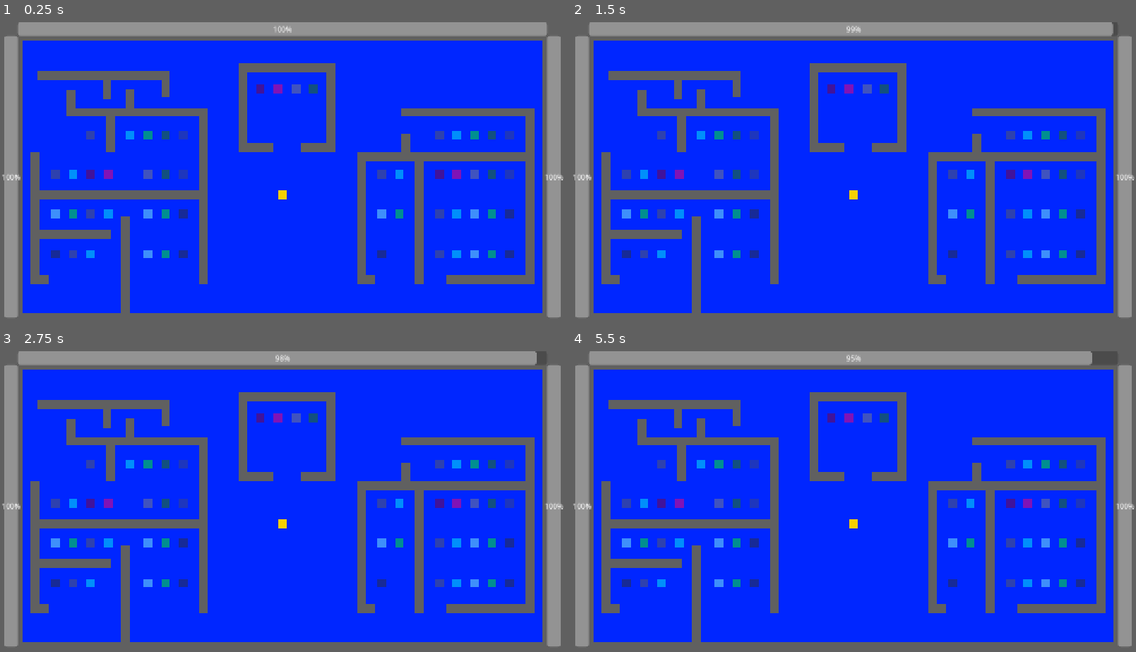
Above: before the commit, frames 1-4 (two rows, left to right).
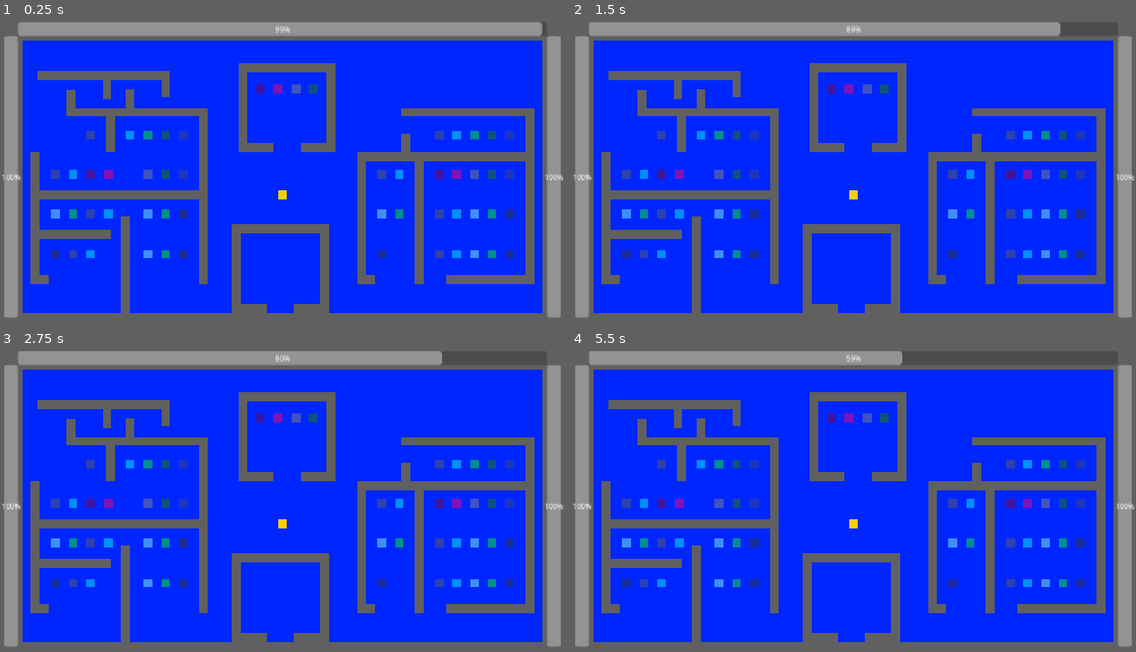
Above: after the commit, the same moments.

Repository: aduImperfect/GameHoarder
Game: Godot game, scene res://Scenes/main.tscn
Two runs of this game, one before a commit and one after it. Both use one fixed random seed, a clock stepped at 60 frames per second and the inputs below.
Inputs:
- Up to frame 1 (0.25 s): no input
- Up to frame 2 (1.5 s): no input
- Up to frame 3 (2.75 s): no input
- Up to frame 4 (5.5 s): no input

The runs differ from the first frame. In frame 1, 1.7% of the frame differs, in the area x 41-97%, y 1-97%; in frame 2, 2.1%; in frame 3, 2.4%; in frame 4, 3.2%, in the area x 41-93%, y 1-97%.

Commit message:
More gameplay updates! Along with game end stoppage if timer ends or currency for both players ends!

Diff:
--- a/game-hoarder/Levels/level1.tscn
+++ b/game-hoarder/Levels/level1.tscn
@@ -63,46 +63,31 @@
 
 [node name="Room1Game1" parent="Room1" unique_id=1587542141 instance=ExtResource("3_njhy2")]
 position = Vector2(-60, -40)
-is_collected = null
-is_displayed = null
 game_value = 458.0
-game_type = null
 game_weight = 1
 game_size = 1
-owned_by = null
 
 [node name="Room1Game2" parent="Room1" unique_id=1365070008 instance=ExtResource("3_njhy2")]
 position = Vector2(-20, -40)
 tex = ExtResource("4_m6f6w")
-is_collected = null
-is_displayed = null
 game_value = 377.75
 game_type = 3
-game_weight = null
-game_size = null
-owned_by = null
 
 [node name="Room1Game3" parent="Room1" unique_id=916384252 instance=ExtResource("3_njhy2")]
 position = Vector2(20, -40)
 tex = ExtResource("5_m6f6w")
-is_collected = null
-is_displayed = null
 game_value = 1040.99
 game_type = 2
 game_weight = 2
 game_size = 1
-owned_by = null
 
 [node name="Room1Game4" parent="Room1" unique_id=1192033976 instance=ExtResource("3_njhy2")]
 position = Vector2(60, -40)
 tex = ExtResource("7_aunfx")
-is_collected = null
-is_displayed = null
 game_value = 4357.0
 game_type = 1
 game_weight = 4
 game_size = 2
-owned_by = null
 
 [node name="Room2" type="Node2D" parent="." unique_id=133449234]
 position = Vector2(1000, 400)
@@ -141,252 +126,177 @@
 
 [node name="Room2Game1" parent="Room2" unique_id=1848901543 instance=ExtResource("3_njhy2")]
 position = Vector2(-5, -45)
-is_collected = null
-is_displayed = null
-game_value = 345.0
-owned_by = null
+game_value = 345.0
 
 [node name="Room2Game2" parent="Room2" unique_id=1526721796 instance=ExtResource("3_njhy2")]
 position = Vector2(35, -45)
 tex = ExtResource("4_m6f6w")
-is_collected = null
-is_displayed = null
-game_value = 1034.75
-game_type = 3
-game_weight = 2
-game_size = 3
-owned_by = null
+game_value = 1034.75
+game_type = 3
+game_weight = 2
+game_size = 3
 
 [node name="Room2Game3" parent="Room2" unique_id=616287744 instance=ExtResource("3_njhy2")]
 position = Vector2(75, -45)
 tex = ExtResource("5_m6f6w")
-is_collected = null
-is_displayed = null
-game_value = 2345.0
-game_type = 2
-game_weight = 3
-game_size = 1
-owned_by = null
+game_value = 2345.0
+game_type = 2
+game_weight = 3
+game_size = 1
 
 [node name="Room2Game4" parent="Room2" unique_id=1768810897 instance=ExtResource("3_njhy2")]
 position = Vector2(115, -45)
 tex = ExtResource("7_aunfx")
-is_collected = null
-is_displayed = null
-game_value = 5432.0
-game_type = 2
-game_weight = 5
-game_size = 3
-owned_by = null
+game_value = 5432.0
+game_type = 2
+game_weight = 5
+game_size = 3
 
 [node name="Room2Game5" parent="Room2" unique_id=1481506271 instance=ExtResource("3_njhy2")]
 position = Vector2(155, -45)
 tex = ExtResource("8_j32wv")
-is_collected = null
-is_displayed = null
-game_value = 654.32
-game_type = 3
-owned_by = null
+game_value = 654.32
+game_type = 3
 
 [node name="Room2Game6" parent="Room2" unique_id=322618107 instance=ExtResource("3_njhy2")]
 position = Vector2(-5, 45)
 tex = ExtResource("9_1jijn")
-is_collected = null
-is_displayed = null
-game_value = 345.0
-owned_by = null
+game_value = 345.0
 
 [node name="Room2Game7" parent="Room2" unique_id=2137163638 instance=ExtResource("3_njhy2")]
 position = Vector2(35, 45)
 tex = ExtResource("10_20gr8")
-is_collected = null
-is_displayed = null
-game_value = 1034.75
-game_type = 3
-game_weight = 2
-game_size = 3
-owned_by = null
+game_value = 1034.75
+game_type = 3
+game_weight = 2
+game_size = 3
 
 [node name="Room2Game8" parent="Room2" unique_id=480442941 instance=ExtResource("3_njhy2")]
 position = Vector2(75, 45)
 tex = ExtResource("11_ts5l0")
-is_collected = null
-is_displayed = null
-game_value = 2345.0
-game_type = 2
-game_weight = 3
-game_size = 1
-owned_by = null
+game_value = 2345.0
+game_type = 2
+game_weight = 3
+game_size = 1
 
 [node name="Room2Game9" parent="Room2" unique_id=602929942 instance=ExtResource("3_njhy2")]
 position = Vector2(115, 45)
 tex = ExtResource("12_u2cfn")
-is_collected = null
-is_displayed = null
-game_value = 5432.0
-game_type = 2
-game_weight = 5
-game_size = 3
-owned_by = null
+game_value = 5432.0
+game_type = 2
+game_weight = 5
+game_size = 3
 
 [node name="Room2Game10" parent="Room2" unique_id=2022773632 instance=ExtResource("3_njhy2")]
 position = Vector2(155, 45)
 tex = ExtResource("13_lr1ra")
-is_collected = null
-is_displayed = null
-game_value = 654.32
-game_type = 3
-owned_by = null
+game_value = 654.32
+game_type = 3
 
 [node name="Room2Game11" parent="Room2" unique_id=1420310369 instance=ExtResource("3_njhy2")]
 position = Vector2(-5, 135)
 tex = ExtResource("9_1jijn")
-is_collected = null
-is_displayed = null
-game_value = 345.0
-owned_by = null
+game_value = 345.0
 
 [node name="Room2Game12" parent="Room2" unique_id=98675915 instance=ExtResource("3_njhy2")]
 position = Vector2(35, 135)
 tex = ExtResource("10_20gr8")
-is_collected = null
-is_displayed = null
-game_value = 1034.75
-game_type = 3
-game_weight = 2
-game_size = 3
-owned_by = null
+game_value = 1034.75
+game_type = 3
+game_weight = 2
+game_size = 3
 
 [node name="Room2Game13" parent="Room2" unique_id=424929000 instance=ExtResource("3_njhy2")]
 position = Vector2(75, 135)
 tex = ExtResource("11_ts5l0")
-is_collected = null
-is_displayed = null
-game_value = 2345.0
-game_type = 2
-game_weight = 3
-game_size = 1
-owned_by = null
+game_value = 2345.0
+game_type = 2
+game_weight = 3
+game_size = 1
 
 [node name="Room2Game14" parent="Room2" unique_id=567226881 instance=ExtResource("3_njhy2")]
 position = Vector2(115, 135)
 tex = ExtResource("12_u2cfn")
-is_collected = null
-is_displayed = null
-game_value = 5432.0
-game_type = 2
-game_weight = 5
-game_size = 3
-owned_by = null
+game_value = 5432.0
+game_type = 2
+game_weight = 5
+game_size = 3
 
 [node name="Room2Game15" parent="Room2" unique_id=2057183871 instance=ExtResource("3_njhy2")]
 position = Vector2(155, 135)
 tex = ExtResource("13_lr1ra")
-is_collected = null
-is_displayed = null
-game_value = 654.32
-game_type = 3
-owned_by = null
+game_value = 654.32
+game_type = 3
 
 [node name="Room2Game16" parent="Room2" unique_id=368465769 instance=ExtResource("3_njhy2")]
 position = Vector2(-135, -45)
 tex = ExtResource("9_1jijn")
-is_collected = null
-is_displayed = null
-game_value = 345.0
-owned_by = null
+game_value = 345.0
 
 [node name="Room2Game17" parent="Room2" unique_id=749668040 instance=ExtResource("3_njhy2")]
 position = Vector2(-95, -45)
 tex = ExtResource("10_20gr8")
-is_collected = null
-is_displayed = null
-game_value = 1034.75
-game_type = 3
-game_weight = 2
-game_size = 3
-owned_by = null
+game_value = 1034.75
+game_type = 3
+game_weight = 2
+game_size = 3
 
 [node name="Room2Game18" parent="Room2" unique_id=1332289770 instance=ExtResource("3_njhy2")]
 position = Vector2(-135, 45)
 tex = ExtResource("11_ts5l0")
-is_collected = null
-is_displayed = null
-game_value = 2345.0
-game_type = 2
-game_weight = 3
-game_size = 1
-owned_by = null
+game_value = 2345.0
+game_type = 2
+game_weight = 3
+game_size = 1
 
 [node name="Room2Game19" parent="Room2" unique_id=293541413 instance=ExtResource("3_njhy2")]
 position = Vector2(-95, 45)
 tex = ExtResource("12_u2cfn")
-is_collected = null
-is_displayed = null
-game_value = 5432.0
-game_type = 2
-game_weight = 5
-game_size = 3
-owned_by = null
+game_value = 5432.0
+game_type = 2
+game_weight = 5
+game_size = 3
 
 [node name="Room2Game20" parent="Room2" unique_id=1772425794 instance=ExtResource("3_njhy2")]
 position = Vector2(-135, 135)
 tex = ExtResource("13_lr1ra")
-is_collected = null
-is_displayed = null
-game_value = 654.32
-game_type = 3
-owned_by = null
+game_value = 654.32
+game_type = 3
 
 [node name="Room2Game21" parent="Room2" unique_id=1045785066 instance=ExtResource("3_njhy2")]
 position = Vector2(115, -135)
 tex = ExtResource("7_aunfx")
-is_collected = null
-is_displayed = null
-game_value = 5432.0
-game_type = 2
-game_weight = 5
-game_size = 3
-owned_by = null
+game_value = 5432.0
+game_type = 2
+game_weight = 5
+game_size = 3
 
 [node name="Room2Game22" parent="Room2" unique_id=269191678 instance=ExtResource("3_njhy2")]
 position = Vector2(155, -135)
 tex = ExtResource("8_j32wv")
-is_collected = null
-is_displayed = null
-game_value = 654.32
-game_type = 3
-owned_by = null
+game_value = 654.32
+game_type = 3
 
 [node name="Room2Game23" parent="Room2" unique_id=1597511287 instance=ExtResource("3_njhy2")]
 position = Vector2(-5, -135)
 tex = ExtResource("9_1jijn")
-is_collected = null
-is_displayed = null
-game_value = 345.0
-owned_by = null
+game_value = 345.0
 
 [node name="Room2Game24" parent="Room2" unique_id=461123966 instance=ExtResource("3_njhy2")]
 position = Vector2(35, -135)
 tex = ExtResource("10_20gr8")
-is_collected = null
-is_displayed = null
-game_value = 1034.75
-game_type = 3
-game_weight = 2
-game_size = 3
-owned_by = null
+game_value = 1034.75
+game_type = 3
+game_weight = 2
+game_size = 3
 
 [node name="Room2Game25" parent="Room2" unique_id=417163895 instance=ExtResource("3_njhy2")]
 position = Vector2(75, -135)
 tex = ExtResource("12_u2cfn")
-is_collected = null
-is_displayed = null
-game_value = 5432.0
-game_type = 2
-game_weight = 5
-game_size = 3
-owned_by = null
+game_value = 5432.0
+game_type = 2
+game_weight = 5
+game_size = 3
 
 [node name="Room3" type="Node2D" parent="." unique_id=1849503908]
 position = Vector2(260, 400)
@@ -445,249 +355,197 @@
 
 [node name="Room3Game1" parent="Room3" unique_id=13974074 instance=ExtResource("3_njhy2")]
 position = Vector2(-55, -45)
-is_collected = null
-is_displayed = null
-game_value = 345.0
-owned_by = null
+game_value = 345.0
 
 [node name="Room3Game2" parent="Room3" unique_id=1528441139 instance=ExtResource("3_njhy2")]
 position = Vector2(-15, -45)
 tex = ExtResource("4_m6f6w")
-is_collected = null
-is_displayed = null
-game_value = 1034.75
-game_type = 3
-game_weight = 2
-game_size = 3
-owned_by = null
+game_value = 1034.75
+game_type = 3
+game_weight = 2
+game_size = 3
 
 [node name="Room3Game3" parent="Room3" unique_id=1945253855 instance=ExtResource("3_njhy2")]
 position = Vector2(75, -45)
 tex = ExtResource("5_m6f6w")
-is_collected = null
-is_displayed = null
-game_value = 2345.0
-game_type = 2
-game_weight = 3
-game_size = 1
-owned_by = null
+game_value = 2345.0
+game_type = 2
+game_weight = 3
+game_size = 1
 
 [node name="Room3Game4" parent="Room3" unique_id=1537021441 instance=ExtResource("3_njhy2")]
 position = Vector2(115, -45)
 tex = ExtResource("7_aunfx")
-is_collected = null
-is_displayed = null
-game_value = 5432.0
-game_type = 2
-game_weight = 5
-game_size = 3
-owned_by = null
+game_value = 5432.0
+game_type = 2
+game_weight = 5
+game_size = 3
 
 [node name="Room3Game5" parent="Room3" unique_id=159627052 instance=ExtResource("3_njhy2")]
 position = Vector2(155, -45)
 tex = ExtResource("8_j32wv")
-is_collected = null
-is_displayed = null
-game_value = 654.32
-game_type = 3
-owned_by = null
+game_value = 654.32
+game_type = 3
 
 [node name="Room3Game6" parent="Room3" unique_id=193824397 instance=ExtResource("3_njhy2")]
 position = Vector2(-55, 45)
 tex = ExtResource("9_1jijn")
-is_collected = null
-is_displayed = null
-game_value = 345.0
-owned_by = null
+game_value = 345.0
 
 [node name="Room3Game7" parent="Room3" unique_id=1921546745 instance=ExtResource("3_njhy2")]
 position = Vector2(-15, 45)
 tex = ExtResource("10_20gr8")
-is_collected = null
-is_displayed = null
-game_value = 1034.75
-game_type = 3
-game_weight = 2
-game_size = 3
-owned_by = null
+game_value = 1034.75
+game_type = 3
+game_weight = 2
+game_size = 3
 
 [node name="Room3Game8" parent="Room3" unique_id=1308449309 instance=ExtResource("3_njhy2")]
 position = Vector2(75, 45)
 tex = ExtResource("11_ts5l0")
-is_collected = null
-is_displayed = null
-game_value = 2345.0
-game_type = 2
-game_weight = 3
-game_size = 1
-owned_by = null
+game_value = 2345.0
+game_type = 2
+game_weight = 3
+game_size = 1
 
 [node name="Room3Game9" parent="Room3" unique_id=1300038323 instance=ExtResource("3_njhy2")]
 position = Vector2(115, 45)
 tex = ExtResource("12_u2cfn")
-is_collected = null
-is_displayed = null
-game_value = 5432.0
-game_type = 2
-game_weight = 5
-game_size = 3
-owned_by = null
+game_value = 5432.0
+game_type = 2
+game_weight = 5
+game_size = 3
 
 [node name="Room3Game10" parent="Room3" unique_id=1239826557 instance=ExtResource("3_njhy2")]
 position = Vector2(155, 45)
 tex = ExtResource("13_lr1ra")
-is_collected = null
-is_displayed = null
-game_value = 654.32
-game_type = 3
-owned_by = null
+game_value = 654.32
+game_type = 3
 
 [node name="Room3Game11" parent="Room3" unique_id=861842678 instance=ExtResource("3_njhy2")]
 position = Vector2(-95, 135)
 tex = ExtResource("9_1jijn")
-is_collected = null
-is_displayed = null
-game_value = 345.0
-owned_by = null
+game_value = 345.0
 
 [node name="Room3Game12" parent="Room3" unique_id=1524851306 instance=ExtResource("3_njhy2")]
 position = Vector2(-55, 135)
 tex = ExtResource("10_20gr8")
-is_collected = null
-is_displayed = null
-game_value = 1034.75
-game_type = 3
-game_weight = 2
-game_size = 3
-owned_by = null
+game_value = 1034.75
+game_type = 3
+game_weight = 2
+game_size = 3
 
 [node name="Room3Game13" parent="Room3" unique_id=1847060444 instance=ExtResource("3_njhy2")]
 position = Vector2(75, 135)
 tex = ExtResource("11_ts5l0")
-is_collected = null
-is_displayed = null
-game_value = 2345.0
-game_type = 2
-game_weight = 3
-game_size = 1
-owned_by = null
+game_value = 2345.0
+game_type = 2
+game_weight = 3
+game_size = 1
 
 [node name="Room3Game14" parent="Room3" unique_id=1079520614 instance=ExtResource("3_njhy2")]
 position = Vector2(115, 135)
 tex = ExtResource("12_u2cfn")
-is_collected = null
-is_displayed = null
-game_value = 5432.0
-game_type = 2
-game_weight = 5
-game_size = 3
-owned_by = null
+game_value = 5432.0
+game_type = 2
+game_weight = 5
+game_size = 3
 
 [node name="Room3Game15" parent="Room3" unique_id=794349111 instance=ExtResource("3_njhy2")]
 position = Vector2(155, 135)
 tex = ExtResource("13_lr1ra")
-is_collected = null
-is_displayed = null
-game_value = 654.32
-game_type = 3
-owned_by = null
+game_value = 654.32
+game_type = 3
 
 [node name="Room3Game16" parent="Room3" unique_id=1137208819 instance=ExtResource("3_njhy2")]
 position = Vector2(-135, -45)
 tex = ExtResource("9_1jijn")
-is_collected = null
-is_displayed = null
-game_value = 345.0
-owned_by = null
+game_value = 345.0
 
 [node name="Room3Game17" parent="Room3" unique_id=1488983456 instance=ExtResource("3_njhy2")]
 position = Vector2(-95, -45)
 tex = ExtResource("10_20gr8")
-is_collected = null
-is_displayed = null
-game_value = 1034.75
-game_type = 3
-game_weight = 2
-game_size = 3
-owned_by = null
+game_value = 1034.75
+game_type = 3
+game_weight = 2
+game_size = 3
 
 [node name="Room3Game18" parent="Room3" unique_id=1920099323 instance=ExtResource("3_njhy2")]
 position = Vector2(-135, 45)
 tex = ExtResource("11_ts5l0")
-is_collected = null
-is_displayed = null
-game_value = 2345.0
-game_type = 2
-game_weight = 3
-game_size = 1
-owned_by = null
+game_value = 2345.0
+game_type = 2
+game_weight = 3
+game_size = 1
 
 [node name="Room3Game19" parent="Room3" unique_id=122755684 instance=ExtResource("3_njhy2")]
 position = Vector2(-95, 45)
 tex = ExtResource("12_u2cfn")
-is_collected = null
-is_displayed = null
-game_value = 5432.0
-game_type = 2
-game_weight = 5
-game_size = 3
-owned_by = null
+game_value = 5432.0
+game_type = 2
+game_weight = 5
+game_size = 3
 
 [node name="Room3Game20" parent="Room3" unique_id=1347378218 instance=ExtResource("3_njhy2")]
 position = Vector2(-135, 135)
 tex = ExtResource("13_lr1ra")
-is_collected = null
-is_displayed = null
-game_value = 654.32
-game_type = 3
-owned_by = null
+game_value = 654.32
+game_type = 3
 
 [node name="Room3Game21" parent="Room3" unique_id=739049351 instance=ExtResource("3_njhy2")]
 position = Vector2(115, -135)
 tex = ExtResource("7_aunfx")
-is_collected = null
-is_displayed = null
-game_value = 5432.0
-game_type = 2
-game_weight = 5
-game_size = 3
-owned_by = null
+game_value = 5432.0
+game_type = 2
+game_weight = 5
+game_size = 3
 
 [node name="Room3Game22" parent="Room3" unique_id=719385491 instance=ExtResource("3_njhy2")]
 position = Vector2(155, -135)
 tex = ExtResource("8_j32wv")
-is_collected = null
-is_displayed = null
-game_value = 654.32
-game_type = 3
-owned_by = null
+game_value = 654.32
+game_type = 3
 
 [node name="Room3Game23" parent="Room3" unique_id=1850952981 instance=ExtResource("3_njhy2")]
 position = Vector2(-55, -135)
 tex = ExtResource("9_1jijn")
-is_collected = null
-is_displayed = null
-game_value = 345.0
-owned_by = null
+game_value = 345.0
 
 [node name="Room3Game24" parent="Room3" unique_id=1805938277 instance=ExtResource("3_njhy2")]
 position = Vector2(35, -135)
 tex = ExtResource("10_20gr8")
-is_collected = null
-is_displayed = null
-game_value = 1034.75
-game_type = 3
-game_weight = 2
-game_size = 3
-owned_by = null
+game_value = 1034.75
+game_type = 3
+game_weight = 2
+game_size = 3
 
 [node name="Room3Game25" parent="Room3" unique_id=228340346 instance=ExtResource("3_njhy2")]
 position = Vector2(75, -135)
 tex = ExtResource("12_u2cfn")
-is_collected = null
-is_displayed = null
-game_value = 5432.0
-game_type = 2
-game_weight = 5
-game_size = 3
-owned_by = null
+game_value = 5432.0
+game_type = 2
+game_weight = 5
+game_size = 3
+
+[node name="Room4" type="Node2D" parent="." unique_id=1347938822]
+position = Vector2(635, 565)
+
+[node name="Room4Wall1" parent="Room4" unique_id=103579919 instance=ExtResource("1_t21ke")]
+position = Vector2(10, -87)
+scale = Vector2(10, 1)
+
+[node name="Room4Wall2" parent="Room4" unique_id=2082068960 instance=ExtResource("1_t21ke")]
+position = Vector2(-100, 3)
+scale = Vector2(1, 10)
+
+[node name="Room4Wall3" parent="Room4" unique_id=1866929932 instance=ExtResource("1_t21ke")]
+position = Vector2(100, 3)
+scale = Vector2(1, 10)
+
+[node name="Room4Wall4" parent="Room4" unique_id=2051959062 instance=ExtResource("1_t21ke")]
+position = Vector2(-70, 93)
+scale = Vector2(4, 1)
+
+[node name="Room4Wall5" parent="Room4" unique_id=851616722 instance=ExtResource("1_t21ke")]
+position = Vector2(70, 93)
+scale = Vector2(4, 1)
--- a/game-hoarder/Scenes/mainui.tscn
+++ b/game-hoarder/Scenes/mainui.tscn
@@ -1,6 +1,6 @@
 [gd_scene format=3 uid="uid://mhoacouuuw5n"]
 
-[ext_resource type="Script" uid="uid://fosoyonr7qbr" path="res://Scripts/progress_bar.gd" id="1_bwfah"]
+[ext_resource type="Script" uid="uid://fosoyonr7qbr" path="res://Scripts/time_progress_bar.gd" id="1_bwfah"]
 [ext_resource type="Script" uid="uid://wtorbmsjvyya" path="res://Scripts/currency_bar_0.gd" id="2_6mhmv"]
 [ext_resource type="Script" uid="uid://u01ngymym3uc" path="res://Scripts/currency_bar_1.gd" id="3_nia38"]
 
@@ -15,7 +15,7 @@
 value = 100.0
 script = ExtResource("1_bwfah")
 timeCounterMax = 1.0
-timeSpeed = 1.0
+timeSpeed = 10.0
 
 [node name="CurrencyProgressBar_0" type="ProgressBar" parent="." unique_id=1365594350]
 custom_minimum_size = Vector2(30, 640)
--- a/game-hoarder/Scripts/currency_bar_0.gd
+++ b/game-hoarder/Scripts/currency_bar_0.gd
@@ -3,11 +3,12 @@
 class_name CurrencyMeter_0
 
 static var tempValAccumulate_0 : float = 0.0
-static var tempValAccumulateStatic_0 : float = 0.0
+static var tempValAccumulateStatic_0 : float
 
 # Called when the node enters the scene tree for the first time.
 func _ready() -> void:
 	tempValAccumulate_0 = 0.0
+	tempValAccumulateStatic_0 = value
 
 # Called every frame. 'delta' is the elapsed time since the previous frame.
 func _process(_delta: float) -> void:
--- a/game-hoarder/Scripts/currency_bar_1.gd
+++ b/game-hoarder/Scripts/currency_bar_1.gd
@@ -3,11 +3,12 @@
 class_name CurrencyMeter_1
 
 static var tempValAccumulate_1 : float = 0.0
-static var tempValAccumulateStatic_1 : float = 0.0
+static var tempValAccumulateStatic_1 : float
 
 # Called when the node enters the scene tree for the first time.
 func _ready() -> void:
 	tempValAccumulate_1 = 0.0
+	tempValAccumulateStatic_1 = value
 
 # Called every frame. 'delta' is the elapsed time since the previous frame.
 func _process(_delta: float) -> void:
--- a/game-hoarder/Scripts/game.gd
+++ b/game-hoarder/Scripts/game.gd
@@ -22,10 +22,12 @@
 	if is_collected:
 		global_position = Vector2(-9999.0, -9999.0)
 		visible = false
+		get_child(0).get_child(0).set_deferred("disabled", true)
 
 	if is_displayed:
+		#set_deferred("monitoring", true)
 		if owned_by == 0:
-			global_position = PlayerCharacter_0.owner.global_position + Vector2(0.0, -50.0)
-		elif owned_by == 1:
-			global_position = PlayerCharacter_1.owner.global_position + Vector2(0.0, -50.0)
+			global_position = Vector2(670.0, 565.0)
+		if owned_by == 1:
+			global_position = Vector2(600.0, 565.0)
 		visible = true
--- a/game-hoarder/Scripts/player_0.gd
+++ b/game-hoarder/Scripts/player_0.gd
@@ -6,15 +6,24 @@
 @export var is_moving : bool = false
 static var try_collecting_0 : bool = false
 static var collectedgames_0 : Array[Node2D]
+static var atFinalPos_0 : bool
 
 # Called when the node enters the scene tree for the first time.
 func _ready() -> void:
 	is_moving = false
 	try_collecting_0 = false
+	atFinalPos_0 = false
 	collectedgames_0.clear()
 
 # Called every frame. 'delta' is the elapsed time since the previous frame.
 func _process(_delta: float) -> void:
+	if (CurrencyMeter_0.tempValAccumulateStatic_0 <= 0.0) || (TimeMeter.timerZeroStatic <= 0.0):
+		global_position = Vector2(700.0, 565.0)
+		atFinalPos_0 = true
+		for k in collectedgames_0.size():
+			collectedgames_0[k].is_displayed = true
+		return
+
 	try_collecting_0 = false
 	if Input.is_action_just_pressed("ui_pickup_0"):
 		try_collecting_0 = true
--- a/game-hoarder/Scripts/player_1.gd
+++ b/game-hoarder/Scripts/player_1.gd
@@ -6,15 +6,25 @@
 @export var is_moving : bool = false
 static var try_collecting_1 : bool = false
 static var collectedgames_1 : Array[Node2D]
+static var atFinalPos_1 : bool
 
 # Called when the node enters the scene tree for the first time.
 func _ready() -> void:
 	is_moving = false
 	try_collecting_1 = false
+	atFinalPos_1 = false
 	collectedgames_1.clear()
 
 # Called every frame. 'delta' is the elapsed time since the previous frame.
 func _process(_delta: float) -> void:
+	if (CurrencyMeter_1.tempValAccumulateStatic_1 <= 0.0) || (TimeMeter.timerZeroStatic <= 0.0):
+		global_position = Vector2(570.0, 565.0)
+		atFinalPos_1 = true
+		for k in collectedgames_1.size():
+			collectedgames_1[k].is_displayed = true
+		return
+
+
 	try_collecting_1 = false
 	if Input.is_action_just_pressed("ui_pickup_1"):
 		try_collecting_1 = true
--- a/game-hoarder/Scripts/progress_bar.gd
+++ b/game-hoarder/Scripts/time_progress_bar.gd
@@ -5,16 +5,27 @@
 @export var timeCounterDelay : float = 0.0
 @export var timeCounterMax : float
 @export var timeSpeed : float
+static var timerZeroStatic : float
+static var gameFinished : bool
 
 # Called when the node enters the scene tree for the first time.
 func _ready() -> void:
 	timeCounterDelay = 0.0
+	timerZeroStatic = value
+	gameFinished = false
 
 # Called every frame. 'delta' is the elapsed time since the previous frame.
 func _process(_delta: float) -> void:
+	if gameFinished:
+		return
+
+	if PlayerCharacter_0.atFinalPos_0 && PlayerCharacter_1.atFinalPos_1:
+		gameFinished = true
+
 	if timeCounterDelay < timeCounterMax:
 		timeCounterDelay += _delta * timeSpeed
 		return
 
 	value -= 1.0
+	timerZeroStatic = value
 	timeCounterDelay = 0.0
Renamed: game-hoarder/Scripts/progress_bar.gd.uid -> game-hoarder/Scripts/time_progress_bar.gd.uid
